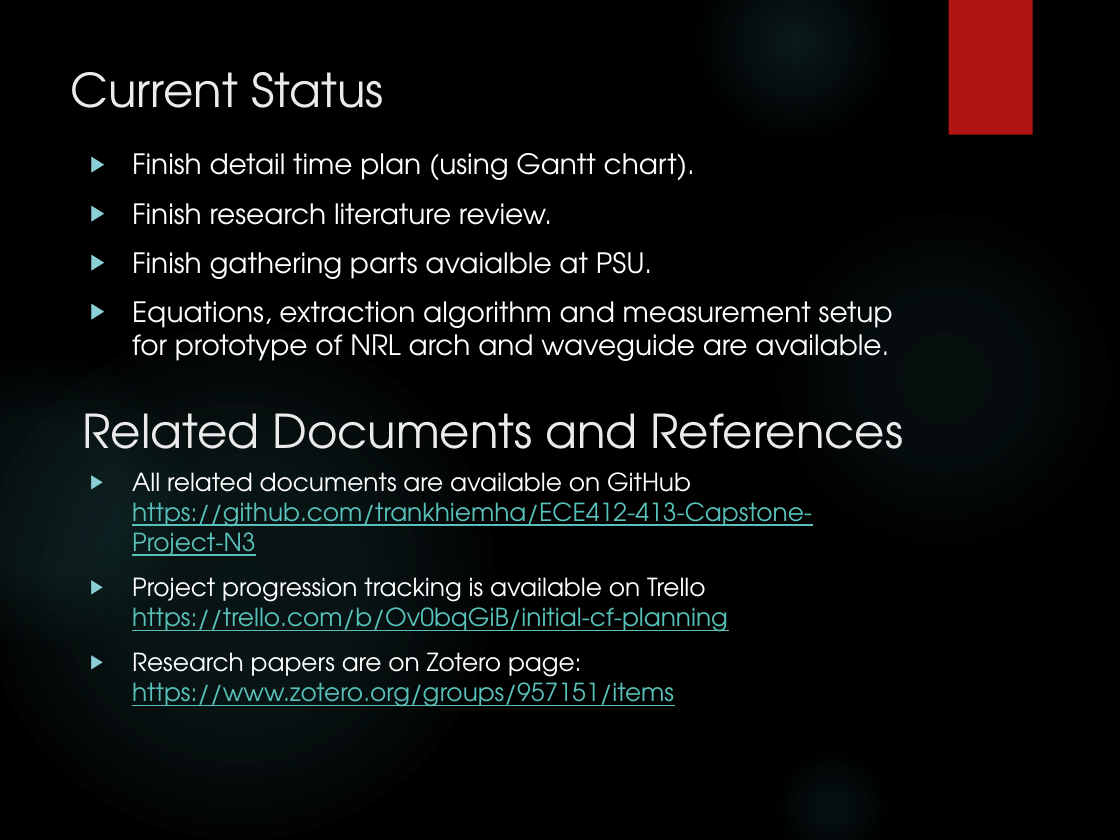
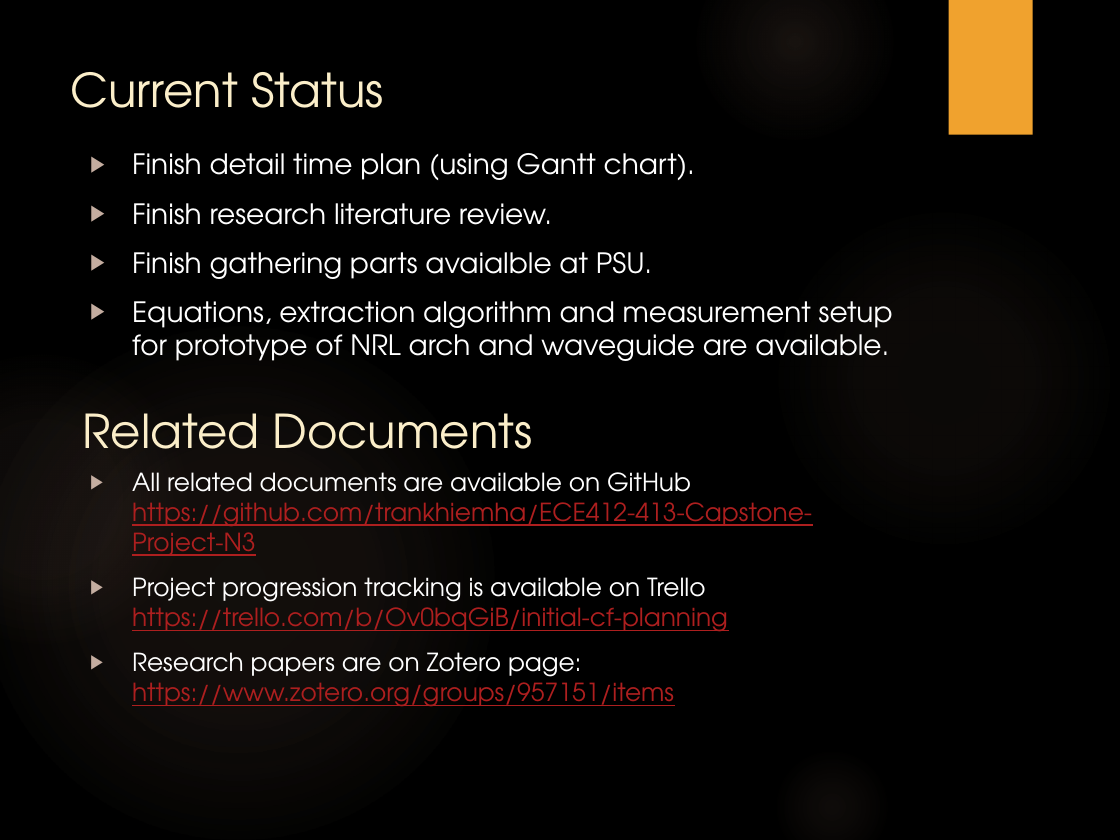
Before and after one commit to trankhiemha/ECE412-413-Capstone-Project-N3, a slide deck: slide 15 of Capstone project proposal presentation.pptx. Drawn at 1120x840 pixels with LibreOffice and Linux fonts; fonts in the diff are those of the drawing; background and template pictures are left out. Boxes give left, top, right and bottom in pixels: in the first picture for what was removed or moved away, otherwise in the second. Text is boxed around its words. In the diff, an @@ line names an element or a change of style, - is before the commit and + after.

```diff
--- a/Capstone project proposal presentation.pptx
+++ b/Capstone project proposal presentation.pptx
@@ rectangle at [949,0,1033,134]: fill #B01513 to #F0A22E @@
@@ title "Current Status" at [71,72,384,108]: text colour #EBEBEB to #FBEEC9 @@
@@ text "Finish detail time plan (using ..." at [132,153,893,361]: bullet colour #8AD0D6 to #C4ADA0 @@
@@ fill gradient #50B9C1 to gradient #A78470 in 3 elements at [772,205,1117,550], [0,327,494,840], [0,355,186,644] @@
@@ text at [83,413,532,449]: text changed; text colour #EBEBEB to #FBEEC9 @@
-Related Documents and References
+Related Documents
@@ text "All related documents are available ..." at [132,472,812,707]: text colour #58C1BA to #AD1F1F in "https://github.com/trankhiemha/ECE412-413-Capstone-Project-N ...", "https://trello.com/b/Ov0bqGiB/initial-cf-planning", "https://www.zotero.org/groups/957151/items"; bullet colour #8AD0D6 to #C4ADA0 @@
```
Also in this commit, not shown: 14 other slides changed, 1 slide added.
